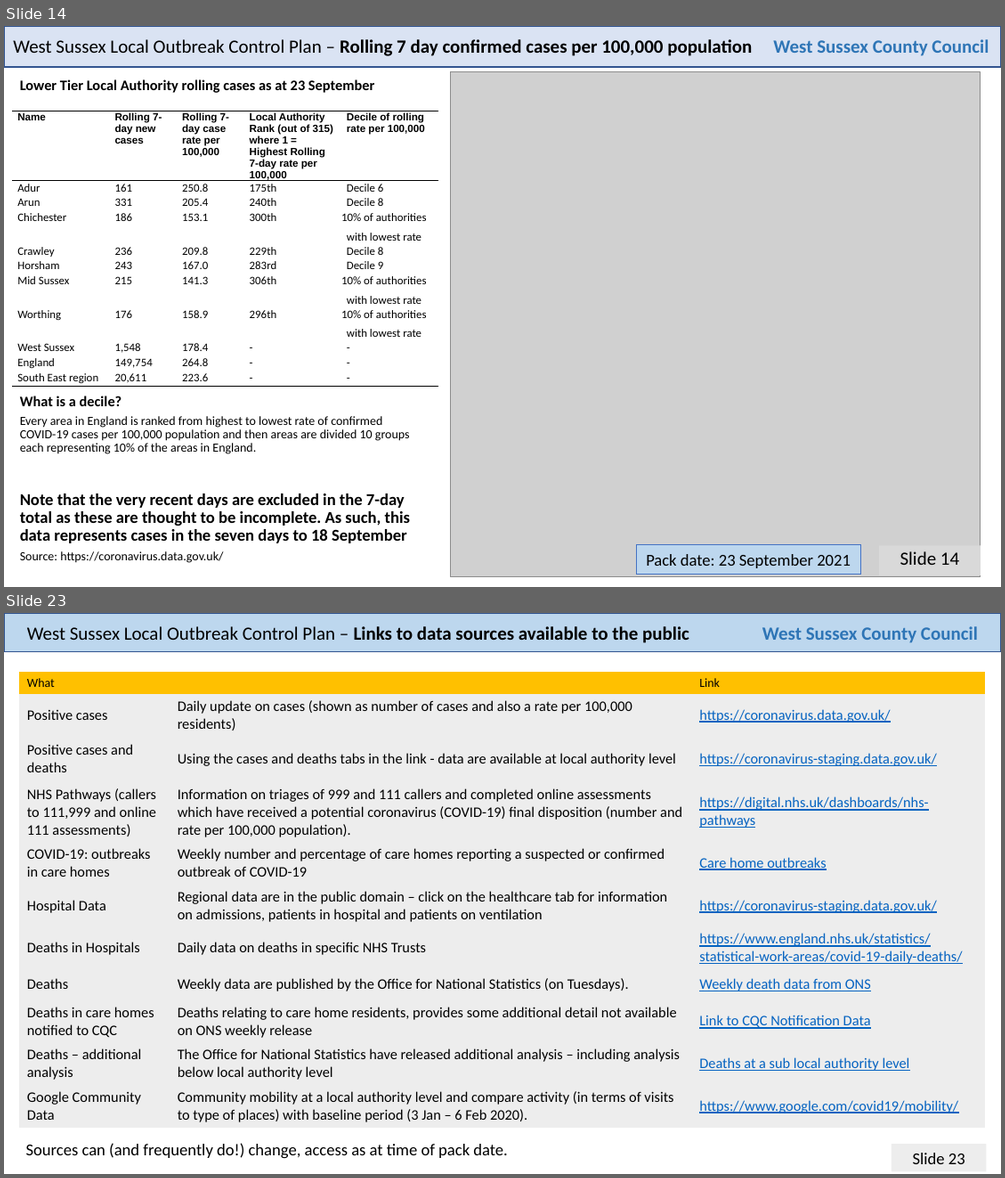
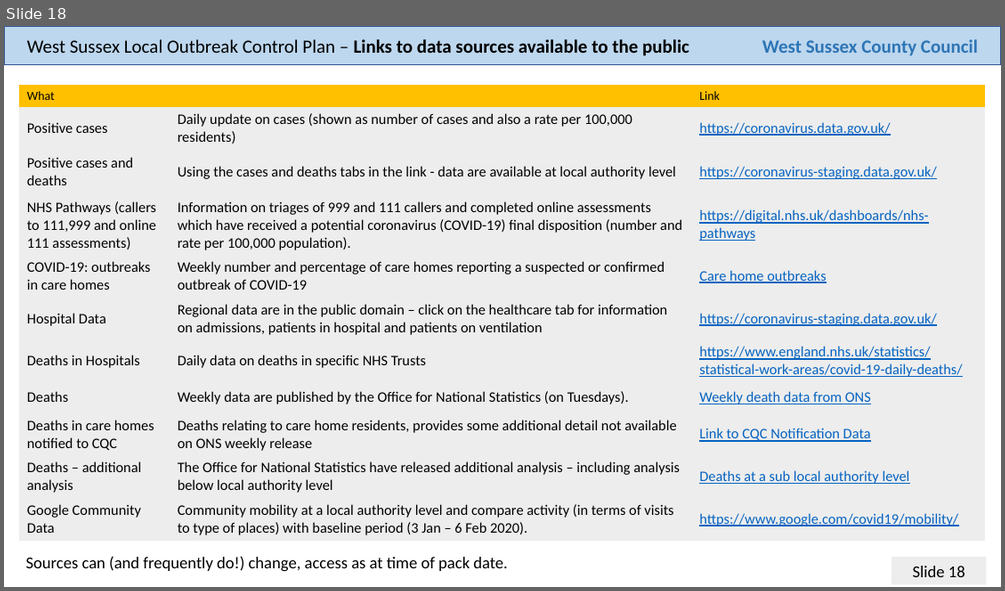
Before and after one commit to psychty/wsx_covid_datapack_public, a slide deck: Latest_West_Sussex_C19_slide_deck.pptx. Shown one above the other, each under a label of ours: slides 14 and 23 before the commit, slide 18 after it; the slides between them are not shown. The pictures are 1005x1178 and 1005x591 pixels, drawn with LibreOffice and Linux fonts; fonts in the diff are those of the drawing; grey boxes stand for pictures. Boxes give left, top, right and bottom in pixels: in the first picture for what was removed or moved away, otherwise in the second. Text is boxed around its words. In the diff, an @@ line names an element or a change of style, - is before the commit and + after.

```diff
--- a/Latest_West_Sussex_C19_slide_deck.pptx
+++ b/Latest_West_Sussex_C19_slide_deck.pptx
@@ slide 14 removed at (x1=4, y1=26, x2=1001, y2=587), background #FFFFFF @@
@@ rectangle removed at (x1=4, y1=26, x2=1001, y2=67) @@
@@ text removed at (x1=13, y1=39, x2=752, y2=56) @@
-West Sussex Local Outbreak Control Plan – Rolling 7 day confirmed cases per 100,000 population
@@ text removed at (x1=773, y1=39, x2=988, y2=56) @@
-West Sussex County Council
@@ picture removed at (x1=451, y1=71, x2=980, y2=576) @@
@@ text removed at (x1=20, y1=79, x2=375, y2=93) @@
-Lower Tier Local Authority rolling cases as at 23 September
@@ table removed at (x1=12, y1=111, x2=438, y2=387), 11 rows, 5 columns @@
-Name | Rolling 7-day new cases | Rolling 7-day case rate per 100,000 | Local Authority Rank (out of 315) where 1 = Highest Rolling 7-day rate per 100,000 | Decile of rolling rate per 100,000
-Adur | 161 | 250.8 | 175th | Decile 6
-Arun | 331 | 205.4 | 240th | Decile 8
-Chichester | 186 | 153.1 | 300th | 10% of authorities with lowest rate
-Crawley | 236 | 209.8 | 229th | Decile 8
-Horsham | 243 | 167.0 | 283rd | Decile 9
-Mid Sussex | 215 | 141.3 | 306th | 10% of authorities with lowest rate
-Worthing | 176 | 158.9 | 296th | 10% of authorities with lowest rate
-West Sussex | 1,548 | 178.4 | - | -
-England | 149,754 | 264.8 | - | -
-South East region | 20,611 | 223.6 | - | -
@@ text removed at (x1=20, y1=395, x2=122, y2=406) @@
-What is a decile?
@@ text removed at (x1=20, y1=416, x2=410, y2=454) @@
-Every area in England is ranked from highest to lowest rate of confirmed COVID-19 cases per 100,000 population and then areas are divided 10 groups each representing 10% of the areas in England.
@@ text removed at (x1=20, y1=493, x2=410, y2=543) @@
-Note that the very recent days are excluded in the 7-day total as these are thought to be incomplete. As such, this data represents cases in the seven days to 18 September
@@ text removed at (x1=20, y1=551, x2=223, y2=563) @@
-Source: https://coronavirus.data.gov.uk/
@@ rectangle removed at (x1=637, y1=544, x2=861, y2=574) @@
-Pack date: 23 September 2021
@@ text removed at (x1=879, y1=545, x2=979, y2=575) @@
-Slide 14
@@ what was slide 23 is now slide 18 @@
@@ page number at (x1=913, y1=565, x2=965, y2=577): text changed @@
-Slide 23
+Slide 18
```
Also in this commit, not shown: 17 slides changed, 4 other slides removed, 52 other files.
